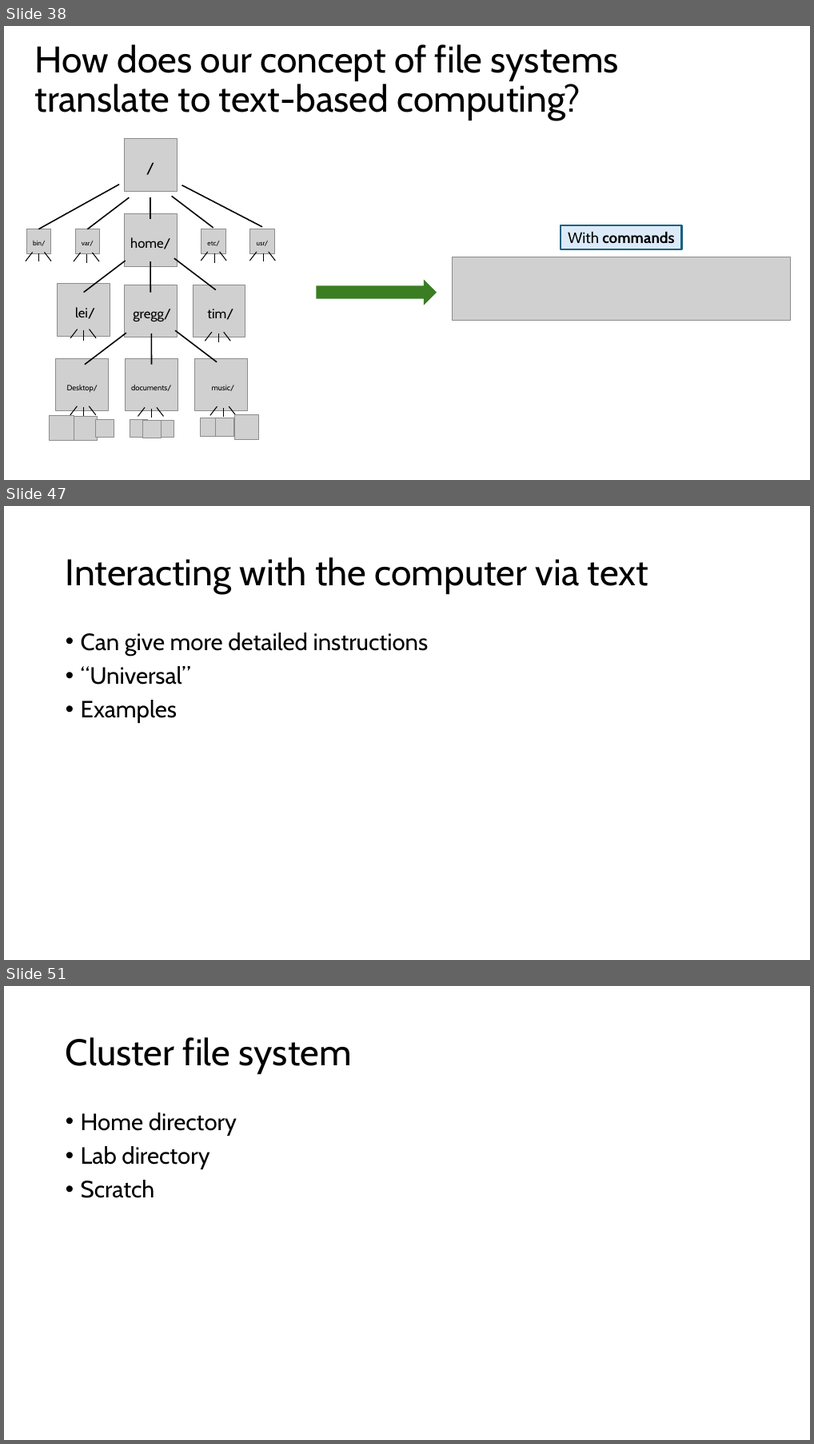
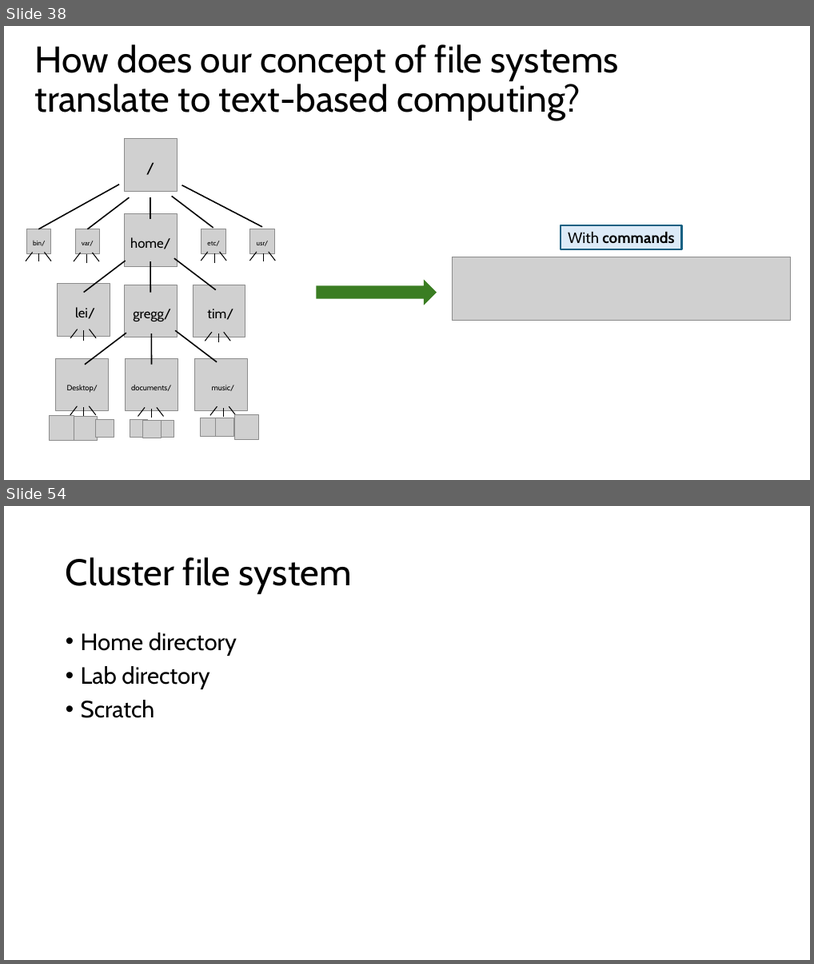
Before and after one commit to harvardinformatics/short-trainings, a slide deck: cmd-line-101/filesystems.pptx. Shown one above the other, each under a label of ours: slides 38, 47 and 51 before the commit, slides 38 and 54 after it; the slides between them are not shown. The pictures are 814x1444 and 814x964 pixels, drawn with LibreOffice and Linux fonts; fonts in the diff are those of the drawing; grey boxes stand for pictures. Boxes give left, top, right and bottom in pixels: in the first picture for what was removed or moved away, otherwise in the second. Text is boxed around its words. In the diff, an @@ line names an element or a change of style, - is before the commit and + after.

```diff
--- a/cmd-line-101/filesystems.pptx
+++ b/cmd-line-101/filesystems.pptx
@@ slide 47 removed at (4,506,810,960), background #FFFFFF @@
@@ title removed at (66,557,649,594) @@
-Interacting with the computer via text
@@ text removed at (81,632,429,723) @@
-• Can give more detailed instructions
-• “Universal”
-• Examples
@@ what was slide 51 is now slide 54 @@
```
Also in this commit, not shown: 10 slides changed, 9 slides added, 5 other slides removed.
